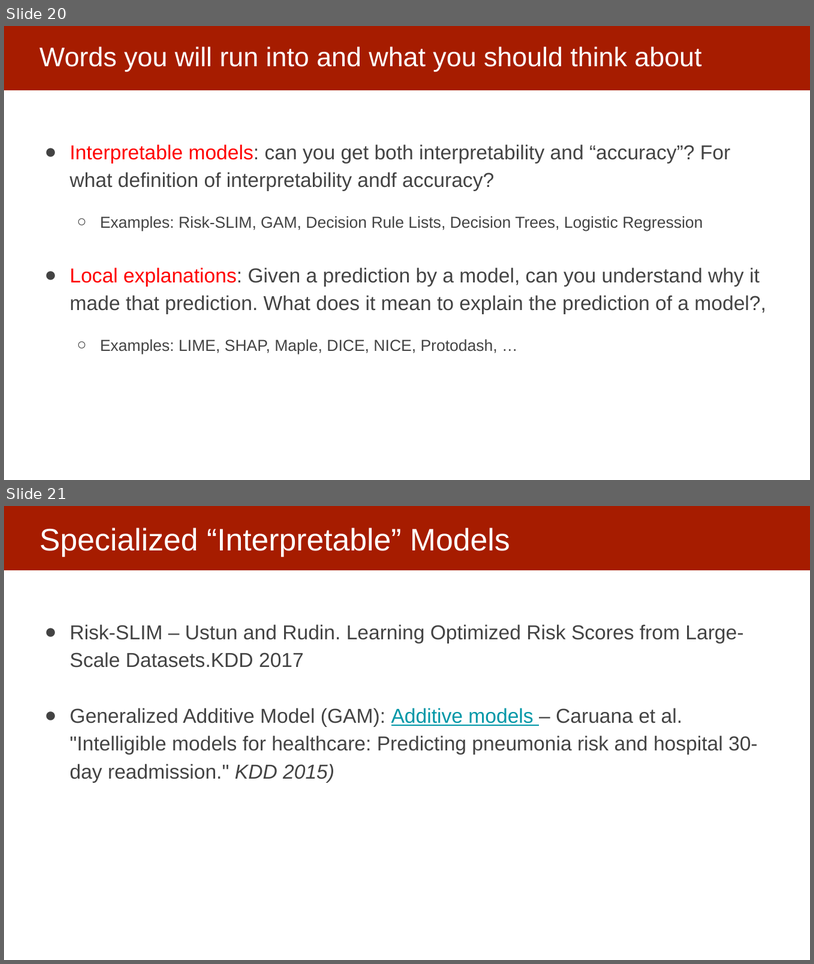
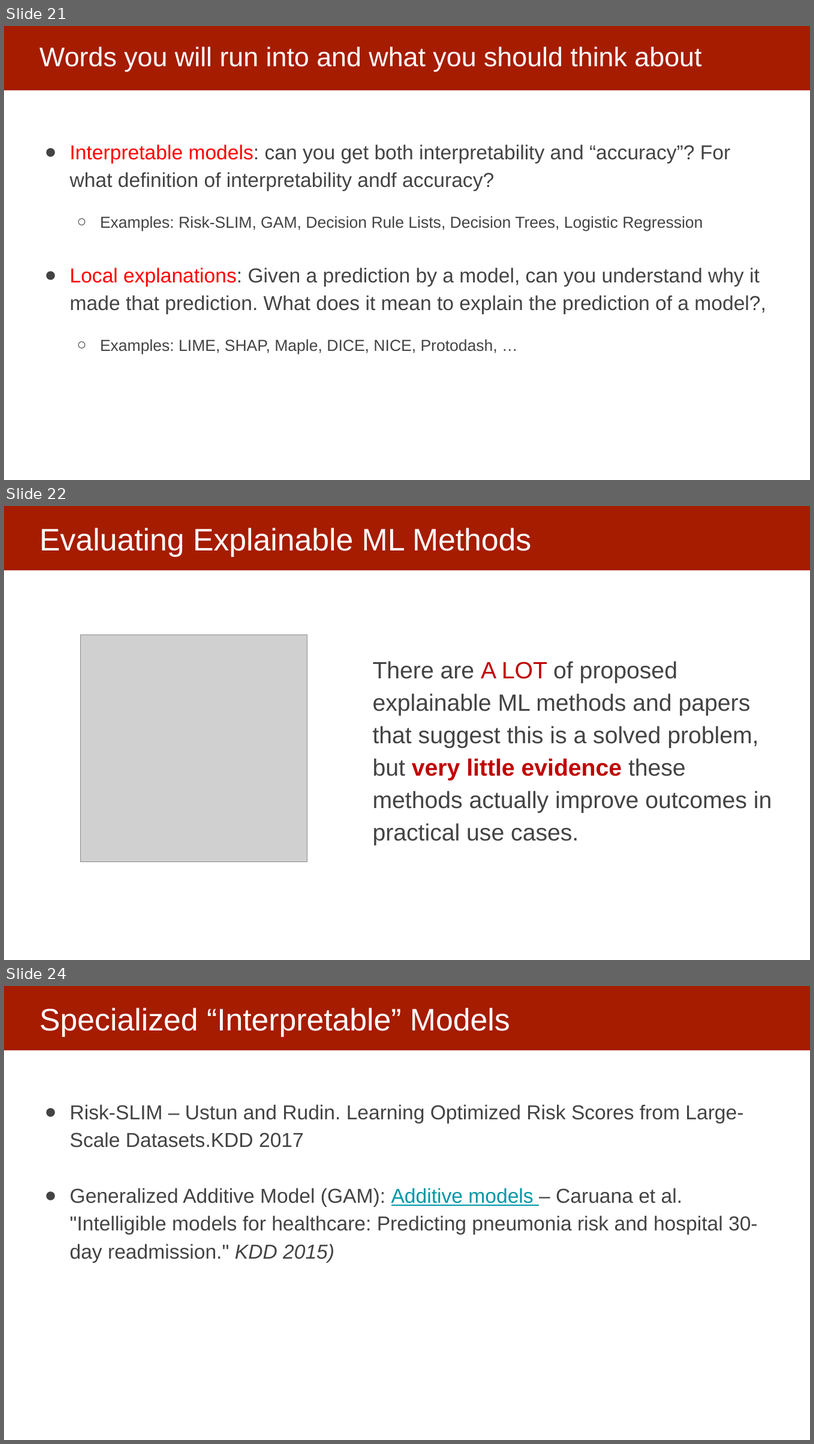
Before and after one commit to dssg/mlforpublicpolicylab, a slide deck: Lectures/16-interpretability-part-1.pptx. Shown one above the other, each under a label of ours: slides 20 and 21 before the commit, slides 21, 22 and 24 after it; the slides between them are not shown. The pictures are 814x964 and 814x1444 pixels, drawn with LibreOffice and Linux fonts; fonts in the diff are those of the drawing; grey boxes stand for pictures. Boxes give left, top, right and bottom in pixels: in the first picture for what was removed or moved away, otherwise in the second. Text is boxed around its words. In the diff, an @@ line names an element or a change of style, - is before the commit and + after.

```diff
--- a/Lectures/16-interpretability-part-1.pptx
+++ b/Lectures/16-interpretability-part-1.pptx
@@ slide 22 added at [4, 506, 810, 960], background #FFFFFF; not listed: 1 template element that a slide beside it also shows @@
@@ title added at [39, 528, 531, 557], 37 pt, text #FFFFFF @@
+Evaluating Explainable ML Methods
@@ picture added at [81, 635, 308, 862] @@
@@ text added at [373, 661, 773, 845], 28 pt, text #434343 @@
+There are A LOT of proposed explainable ML methods and papers that suggest this is a solved problem, but very little evidence these methods actually improve outcomes in practical use cases.
@@ what was slide 20 is now slide 21 @@
@@ what was slide 21 is now slide 24 @@
```
Also in this commit, not shown: 3 slides changed, 2 other slides added.
